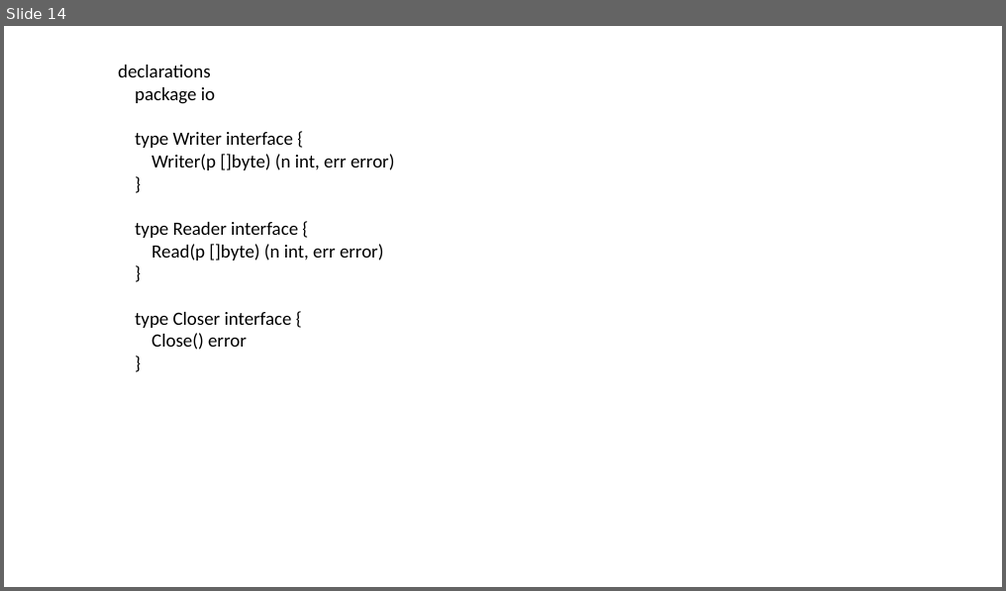
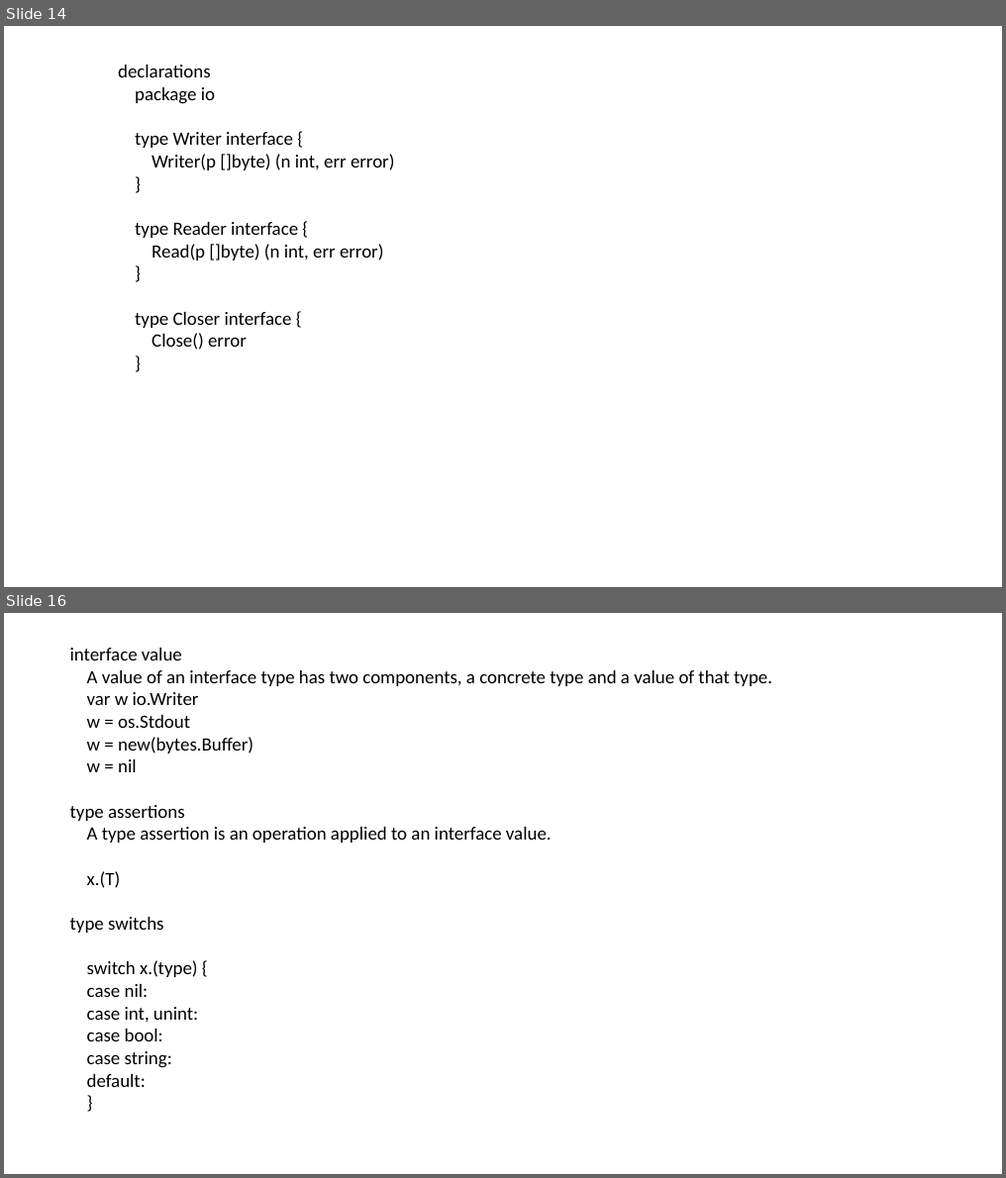
Before and after one commit to bowenchen6/golang-session, a slide deck: Go Language Sharing.pptx. Shown one above the other, each under a label of ours: slide 14 before the commit, slides 14 and 16 after it; the slides between them are not shown. The pictures are 1006x591 and 1006x1178 pixels, drawn with LibreOffice and Linux fonts; fonts in the diff are those of the drawing. Boxes give left, top, right and bottom in pixels: in the first picture for what was removed or moved away, otherwise in the second. Text is boxed around its words. In the diff, an @@ line names an element or a change of style, - is before the commit and + after.

```diff
--- a/Go Language Sharing.pptx
+++ b/Go Language Sharing.pptx
@@ slide 16 added at (x1=4, y1=613, x2=1002, y2=1174), background #FFFFFF @@
@@ text added at (x1=70, y1=648, x2=772, y2=1087), 18 pt, text #000000 @@
+interface value
+A value of an interface type has two components, a concrete type and a value of that type.
+var w io.Writer
+w = os.Stdout
+w = new(bytes.Buffer)
+w = nil
+type assertions
+A type assertion is an operation applied to an interface value.
+x.(T)
+type switchs
+switch x.(type) {
+case nil:
+case int, unint:
+case bool:
+case string:
+default:
+}
```
Also in this commit, not shown: 7 other slides added, 1 slide removed.
